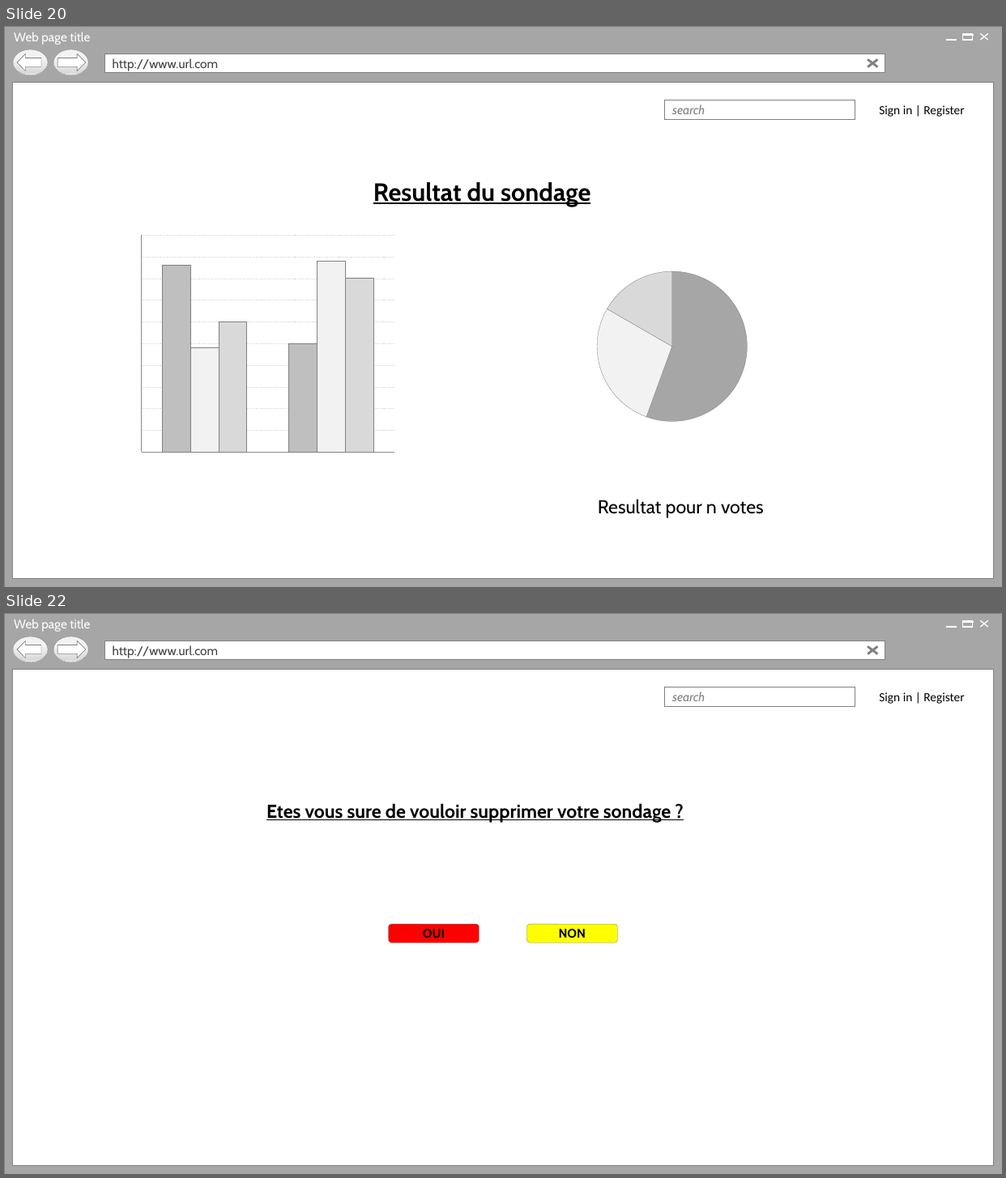
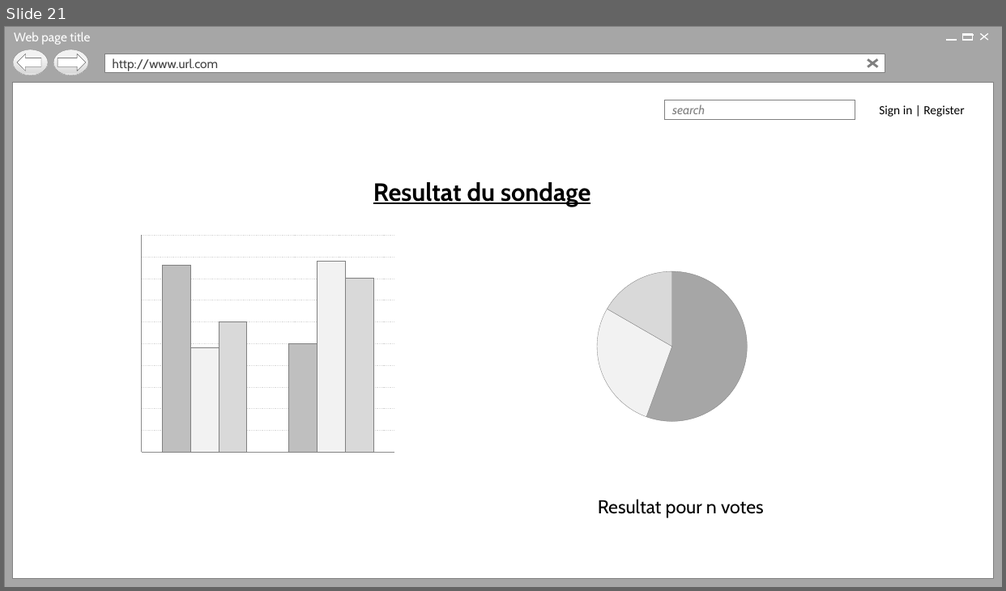
Before and after one commit to Holyz1988/PROJET1-ASP.NET, a slide deck: Page d’acceuil.pptx. Shown one above the other, each under a label of ours: slides 20 and 22 before the commit, slide 21 after it; the slides between them are not shown. The pictures are 1006x1178 and 1006x591 pixels, drawn with LibreOffice and Linux fonts; fonts in the diff are those of the drawing; background and template pictures are left out. Boxes give left, top, right and bottom in pixels: in the first picture for what was removed or moved away, otherwise in the second. Text is boxed around its words. In the diff, an @@ line names an element or a change of style, - is before the commit and + after.

```diff
--- a/Page d’acceuil.pptx
+++ b/Page d’acceuil.pptx
@@ slide 22 removed at (4,613,1002,1174), background #FFFFFF; not listed: 17 template elements that a slide beside it also shows @@
@@ text removed at (266,803,671,823) @@
-Etes vous sure de vouloir supprimer votre sondage ?
@@ rounded rectangle removed at (389,924,479,943) @@
-OUI
@@ rounded rectangle removed at (527,924,618,943) @@
-NON
@@ what was slide 20 is now slide 21 @@
```
Also in this commit, not shown: 14 slides changed, 1 slide added.
